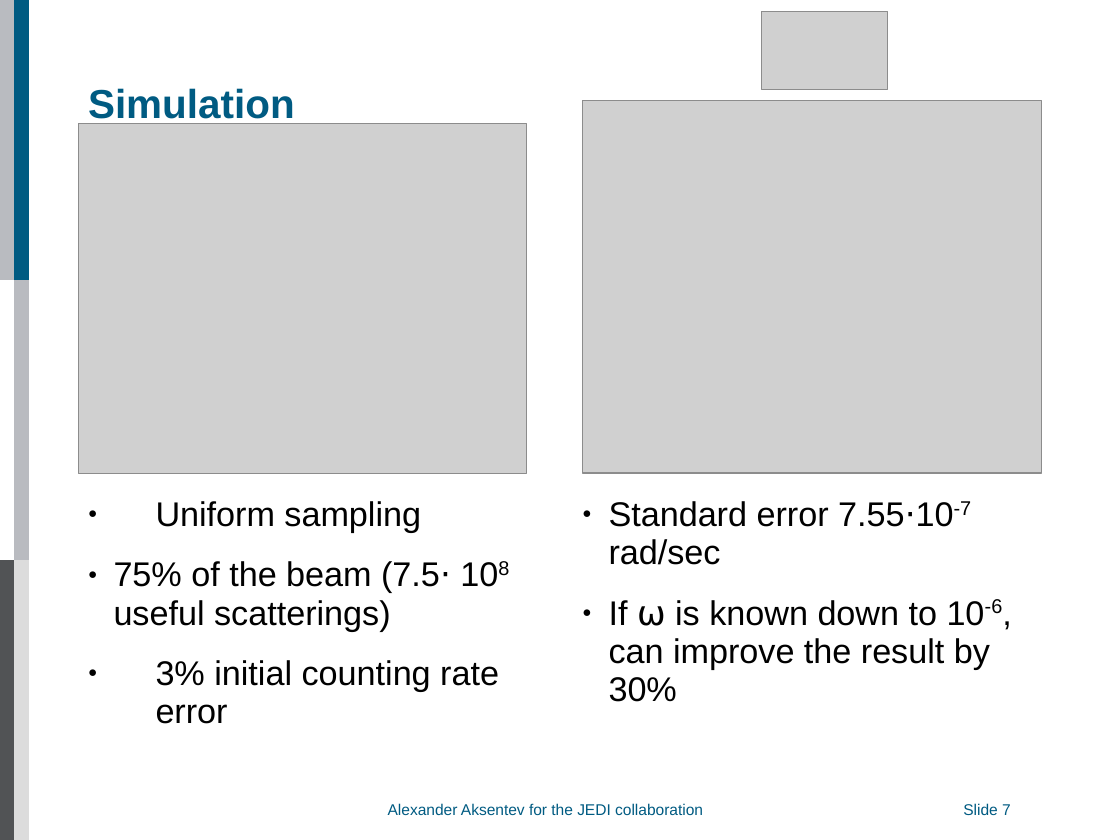
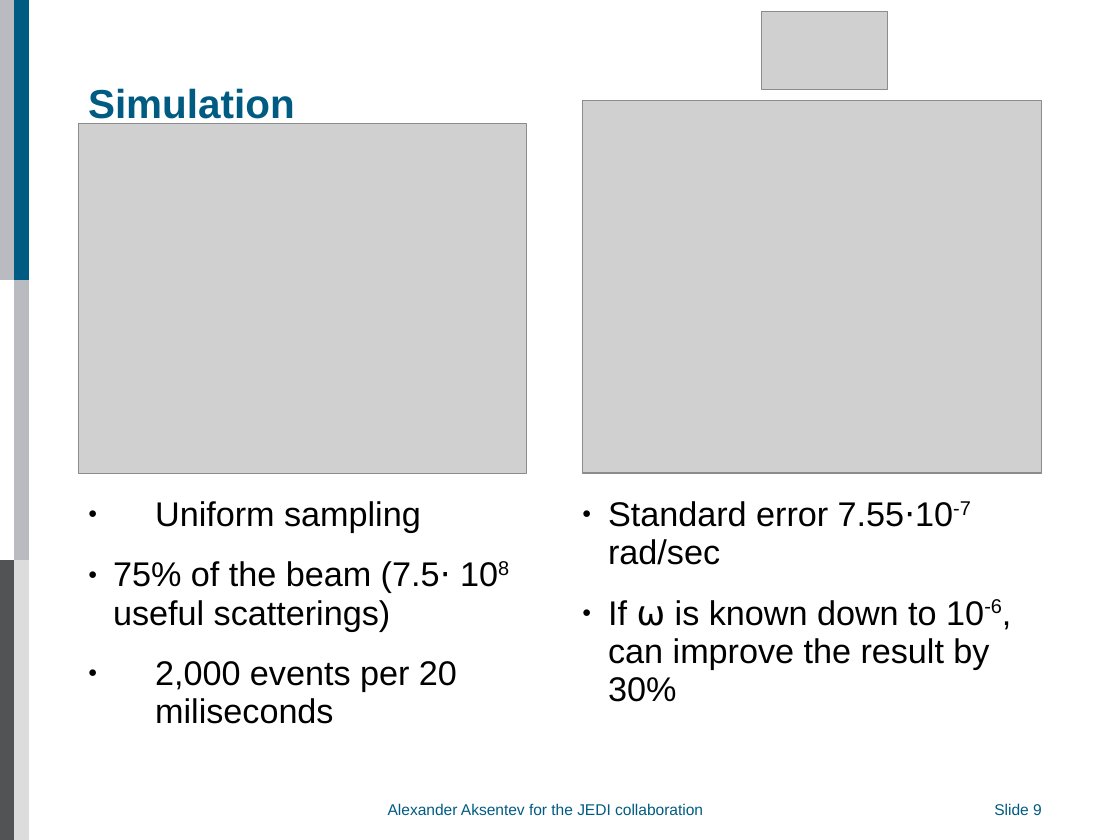
Before and after one commit to AlexAksentyev/EDM, a slide deck: slide 9 of Reports/DPG/DPG_proto.ppt (slide 7 before the commit). Drawn at 1120x840 pixels with LibreOffice and Linux fonts; fonts in the diff are those of the drawing; grey boxes stand for pictures; background and template pictures are left out. Boxes give left, top, right and bottom in pixels: in the first picture for what was removed or moved away, otherwise in the second. Text is boxed around its words. In the diff, an @@ line names an element or a change of style, - is before the commit and + after.

```diff
--- a/Reports/DPG/DPG_proto.ppt
+++ b/Reports/DPG/DPG_proto.ppt
@@ text at bbox=[155, 661, 457, 724]: text changed @@
-● 3% initial counting rate error
+● 2,000 events per 20 miliseconds
@@ page number at bbox=[994, 803, 1042, 815]: text changed @@
-Slide 7
+Slide 9
@@ page number: place and size @@
-page number at bbox=[963, 800, 1073, 819]
+page number at bbox=[995, 800, 1104, 819]
```
Also in this commit, not shown: 7 other slides changed, 3 slides added, 1 slide removed, 5 other files.
